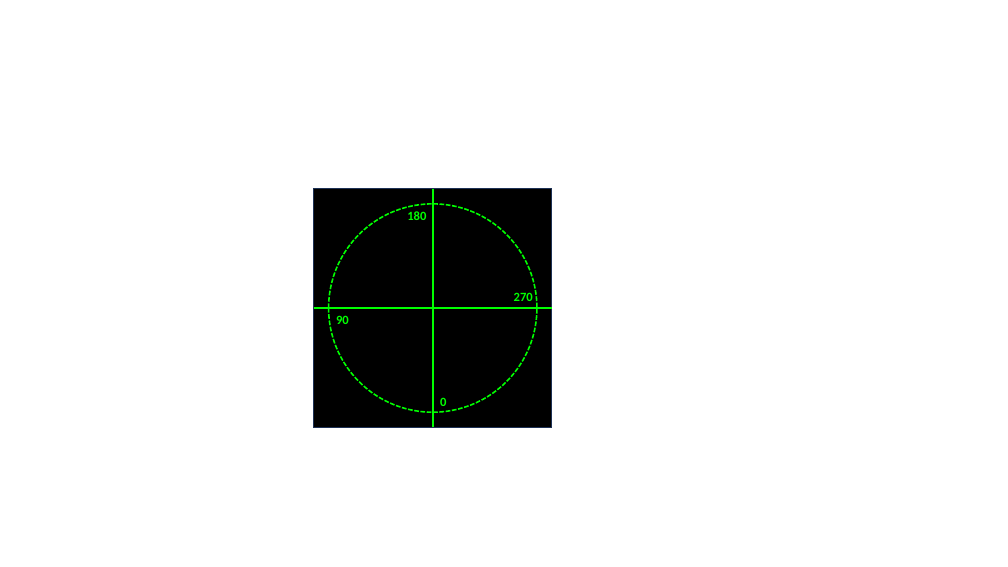
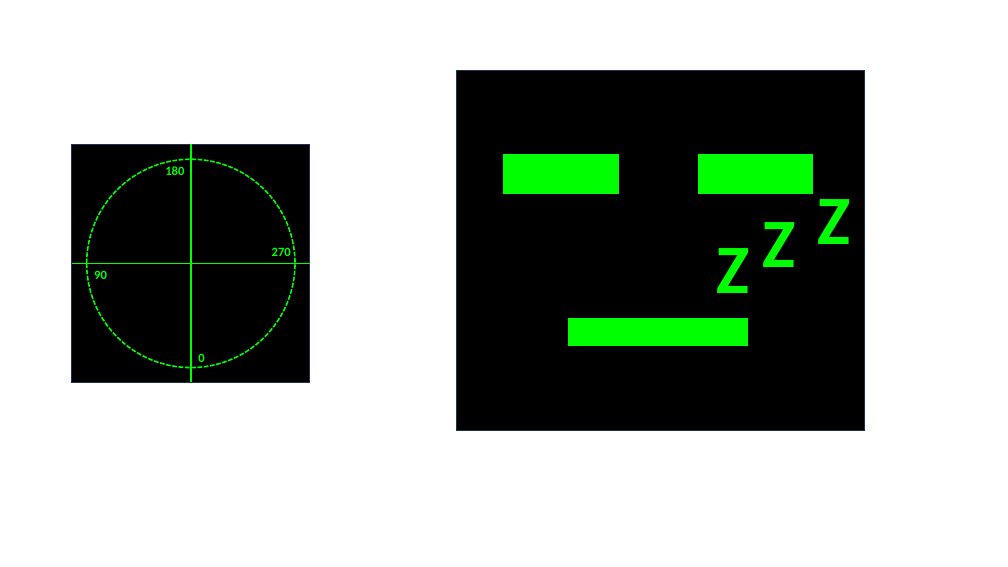
Before and after one commit to LiuYuancheng/Braccio_plus_robot_arm_control, a slide deck: slide 1 of doc/designDoc.pptx. Drawn at 1008x567 pixels with LibreOffice and Linux fonts; fonts in the diff are those of the drawing. Boxes give left, top, right and bottom in pixels: in the first picture for what was removed or moved away, otherwise in the second. Text is boxed around its words. In the diff, an @@ line names an element or a change of style, - is before the commit and + after.

```diff
--- a/doc/designDoc.pptx
+++ b/doc/designDoc.pptx
@@ rectangle added at (x1=456, y1=70, x2=865, y2=431), fill #000000, outline #1E3256 1 pt @@
@@ 4 texts, 2 lines, 1 rectangle, 1 ellipse moved together from (x1=314, y1=189, x2=552, y2=427) to (x1=72, y1=144, x2=310, y2=383) @@
@@ rectangle added at (x1=504, y1=154, x2=619, y2=194), fill #00FF00, outline #00FF00 1 pt @@
@@ rectangle added at (x1=699, y1=154, x2=814, y2=194), fill #00FF00, outline #00FF00 1 pt @@
@@ text added at (x1=817, y1=199, x2=850, y2=244), 66 pt, text #00FF00, bold @@
+Z
@@ text added at (x1=763, y1=222, x2=796, y2=267), 66 pt, text #00FF00, bold @@
+Z
@@ text added at (x1=717, y1=248, x2=750, y2=293), 66 pt, text #00FF00, bold @@
+Z
@@ rectangle added at (x1=569, y1=318, x2=747, y2=346), fill #00FF00, outline #00FF00 1 pt @@
```
Also in this commit, not shown: 1 slide added, 4 other files.
